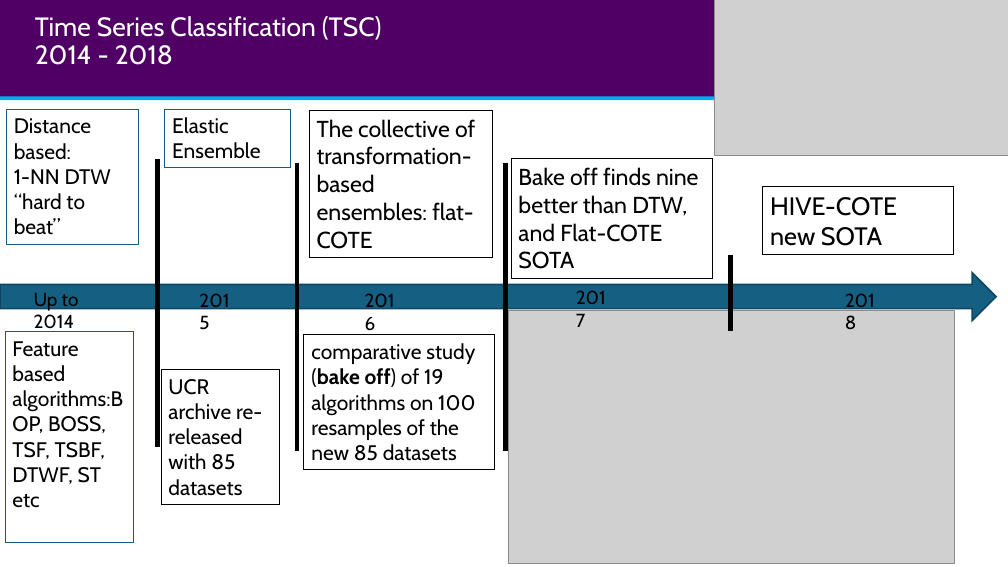
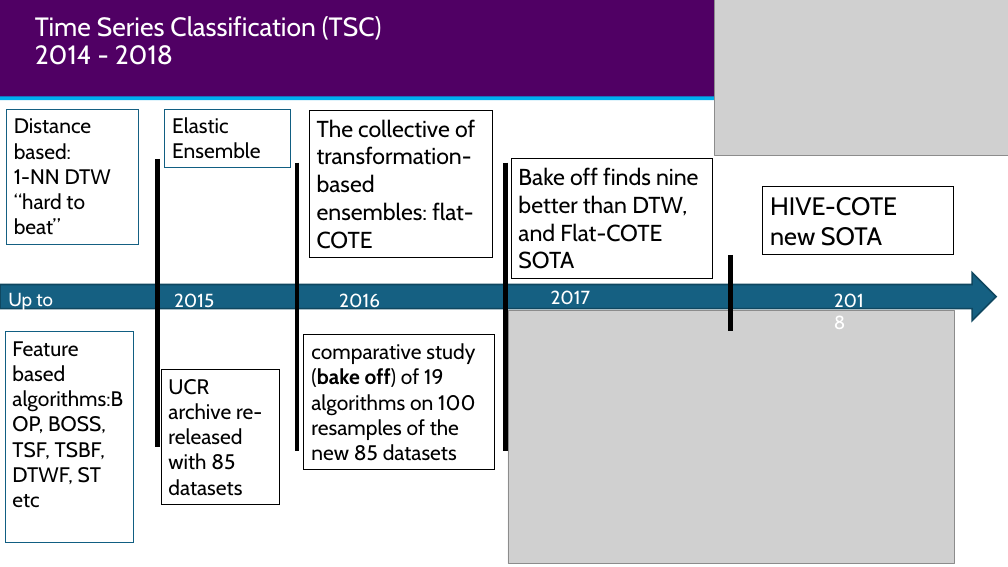
Before and after one commit to aeon-toolkit/aeon-tutorials, a slide deck: slide 4 of KDD-2024/Slides/part1_Introduction.pptx (slide 3 before the commit). Drawn at 1008x567 pixels with LibreOffice and Linux fonts; fonts in the diff are those of the drawing; grey boxes stand for pictures. Boxes give left, top, right and bottom in pixels: in the first picture for what was removed or moved away, otherwise in the second. Text is boxed around its words. In the diff, an @@ line names an element or a change of style, - is before the commit and + after.

```diff
--- a/KDD-2024/Slides/part1_Introduction.pptx
+++ b/KDD-2024/Slides/part1_Introduction.pptx
@@ text colour #000000 to #FFFFFF in 5 elements at box(827, 284, 882, 315), box(339, 293, 380, 312), box(551, 290, 591, 310), box(174, 293, 214, 312), box(8, 292, 53, 332) @@
@@ text "Up to 2014": place and size @@
-text "Up to 2014" at box(34, 293, 79, 332)
+text "Up to 2014" at box(8, 292, 53, 332)
@@ text "2015": place and size @@
-text "2015" at box(192, 284, 240, 310)
+text "2015" at box(174, 293, 214, 312)
@@ text "2016": place and size @@
-text "2016" at box(357, 285, 405, 311)
+text "2016" at box(339, 293, 380, 312)
@@ text "2017": place and size @@
-text "2017" at box(569, 282, 617, 308)
+text "2017" at box(551, 290, 591, 310)
@@ text "2018": place and size @@
-text "2018" at box(838, 284, 886, 310)
+text "2018" at box(827, 284, 882, 315)
```
Also in this commit, not shown: 3 other slides changed, 1 slide added, 1 other file.
